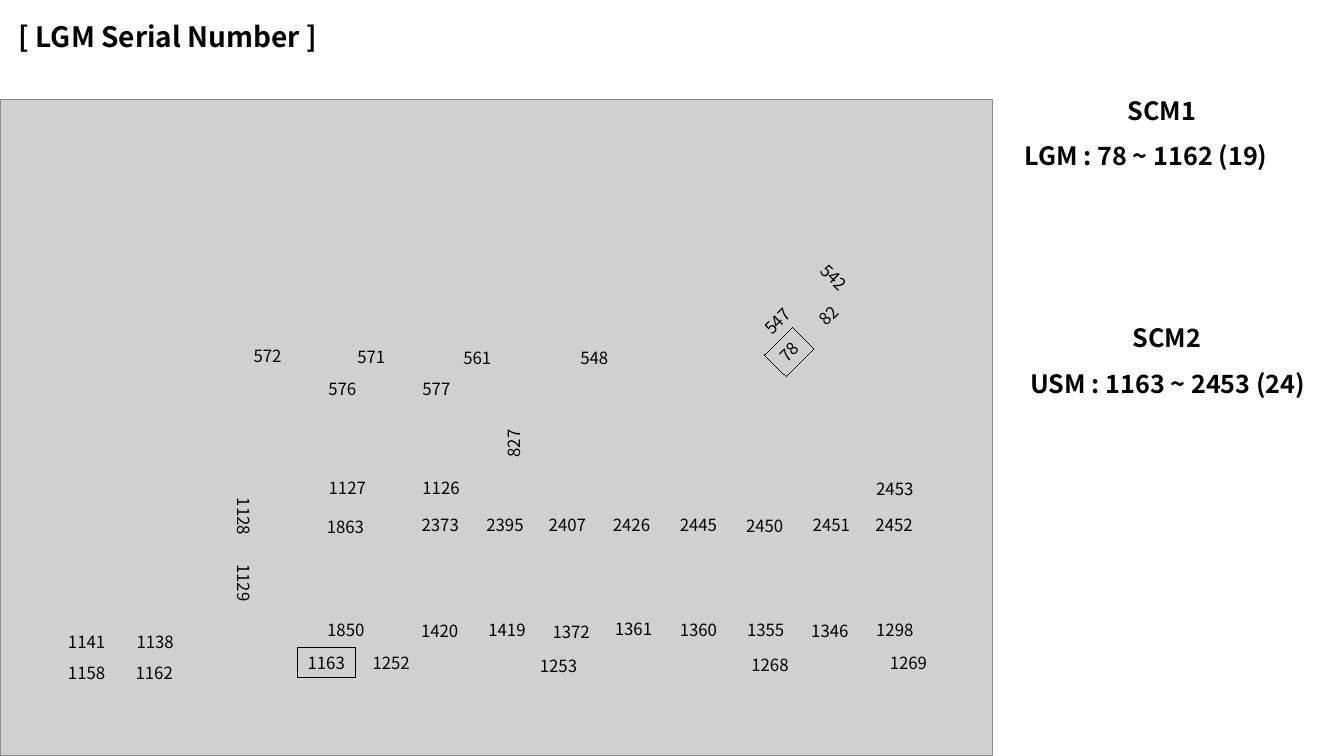
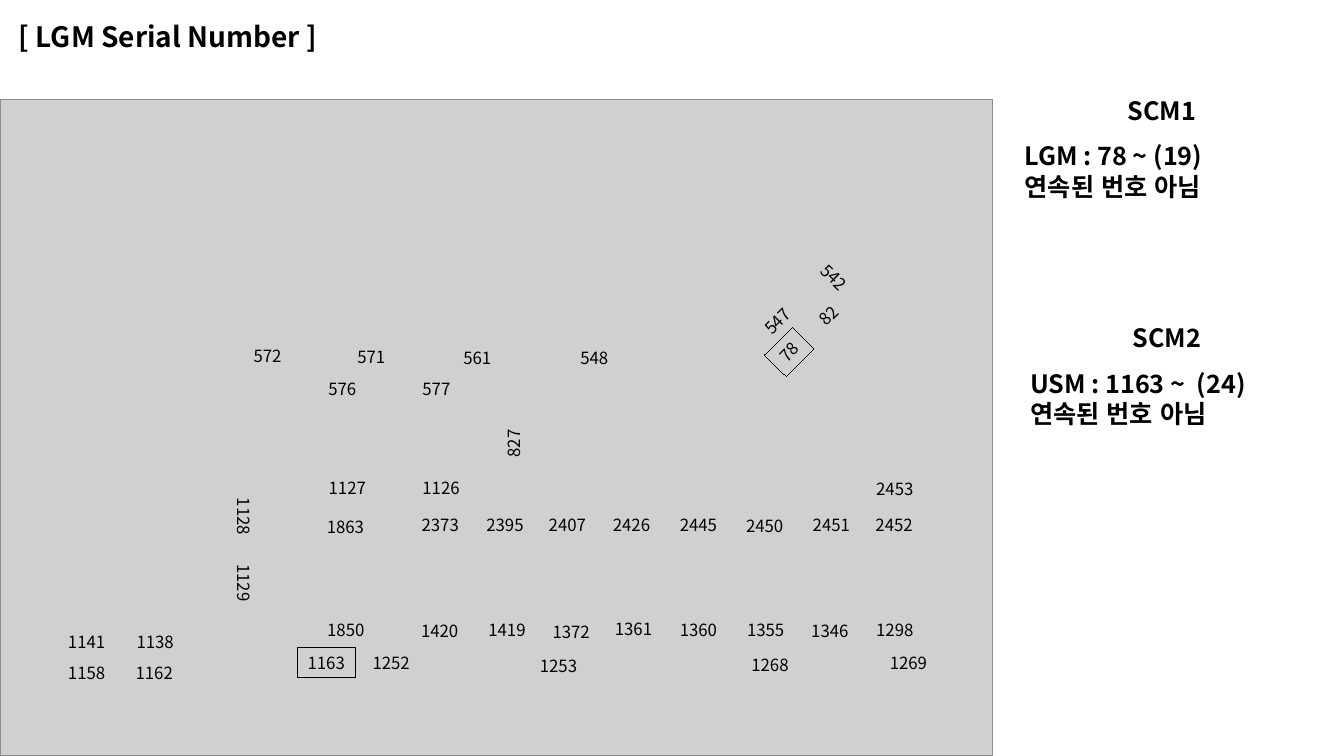
Before and after one commit to IGShare/02_PGS, a slide deck: slide 9 of 06_납품현황/2018/02_대구대곡/02_SerialNumber/20180320_대구대곡.pptx. Drawn at 1344x756 pixels with LibreOffice and Linux fonts; fonts in the diff are those of the drawing; grey boxes stand for pictures. Boxes give left, top, right and bottom in pixels: in the first picture for what was removed or moved away, otherwise in the second. Text is boxed around its words. In the diff, an @@ line names an element or a change of style, - is before the commit and + after.

Commit message:
1
1

```diff
--- a/06_납품현황/2018/02_대구대곡/02_SerialNumber/20180320_대구대곡.pptx
+++ b/06_납품현황/2018/02_대구대곡/02_SerialNumber/20180320_대구대곡.pptx
@@ text at [1025,144,1203,199]: text changed @@
-LGM : 78 ~ 1162 (19)
+LGM : 78 ~ (19)
+연속된 번호 아님
@@ text at [1030,372,1246,426]: text changed @@
-USM : 1163 ~ 2453 (24)
+USM : 1163 ~ (24)
+연속된 번호 아님
```
Also in this commit, not shown: 5 other slides changed, 9 slides added, 5 slides removed.
